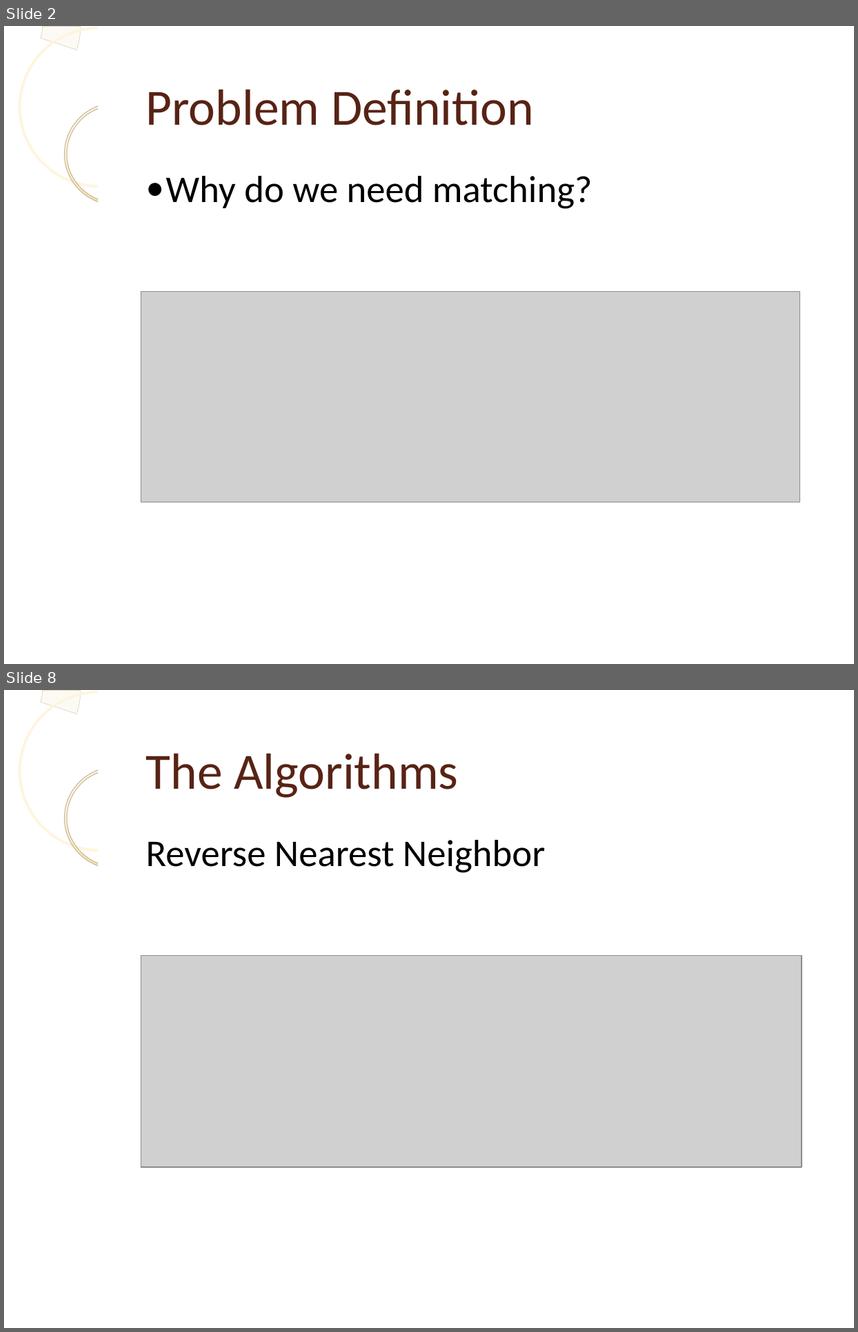
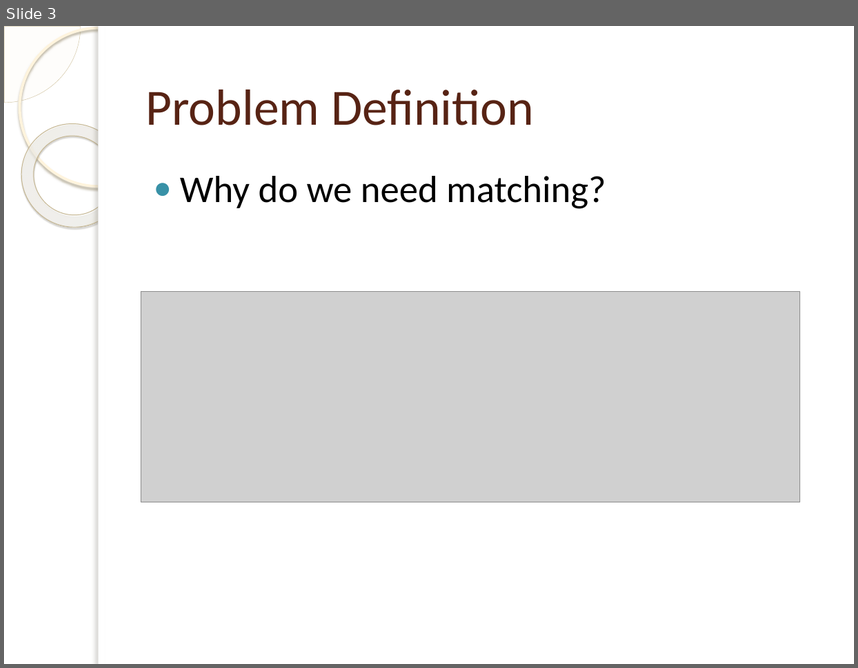
Before and after one commit to laurita/SimilaritySearch-project, a slide deck: presentation/presentation.pptx. Shown one above the other, each under a label of ours: slides 2 and 8 before the commit, slide 3 after it; the slides between them are not shown. The pictures are 858x1332 and 858x668 pixels, drawn with LibreOffice and Linux fonts; fonts in the diff are those of the drawing; grey boxes stand for pictures; background and template pictures are left out. Boxes give left, top, right and bottom in pixels: in the first picture for what was removed or moved away, otherwise in the second. Text is boxed around its words. In the diff, an @@ line names an element or a change of style, - is before the commit and + after.

```diff
--- a/presentation/presentation.pptx
+++ b/presentation/presentation.pptx
@@ slide 8 removed at <box>4,690,854,1328</box>, background picture (left out); not listed: 5 template elements that a slide beside it also shows @@
@@ text removed at <box>146,753,458,798</box> @@
-The Algorithms
@@ text removed at <box>146,840,545,873</box> @@
-Reverse Nearest Neighbor
@@ picture removed at <box>141,955,802,1167</box> @@
@@ what was slide 2 is now slide 3 @@
@@ slide 3 changed as well @@
@@ arch (boxed as its full ring) removed at <box>4,26,81,103</box> @@
@@ pie slice (boxed as its full ellipse) added at <box>4,26,81,103</box>, fill #FEFAF4 at 33% opacity, outline #D3C39F 0.25 pt @@
@@ ellipse at <box>19,27,177,186</box>: outline #FFF4DD 2.15 pt to #FFF5DE 2.15 pt; shadow on @@
@@ rectangle at <box>99,26,105,664</box>: shadow on @@
@@ donut at <box>4,103,146,248</box>: fill gradient #FEFAF6 to #EED18E to gradient #FFFCF6 to #FFFEFB to #F0D28E; outline #C6B792 0.57 pt to #C7B893 0.58 pt; shadow on; proportions changed; rotation 0 to 38 degrees @@
@@ text "Why do we need matching?" at <box>180,176,606,209</box>: indent changed; more space between paragraphs @@
```
Also in this commit, not shown: 8 other slides changed, 4 slides added, 2 other slides removed, 10 other files.
